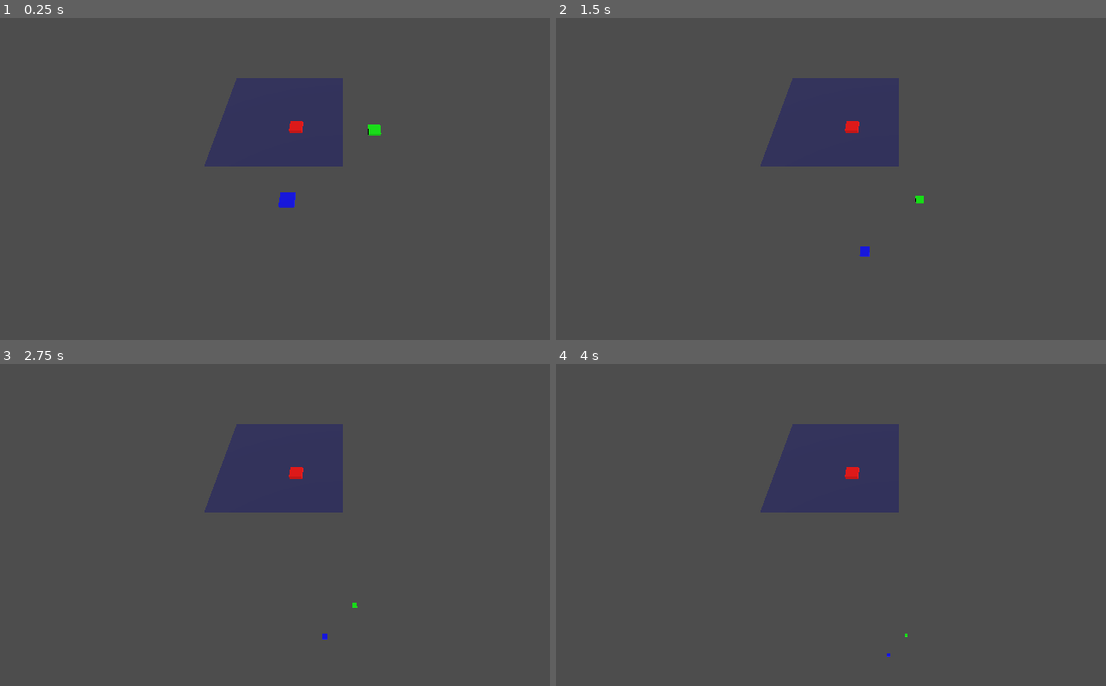
Above: before the commit, frames 1-4 (two rows, left to right).
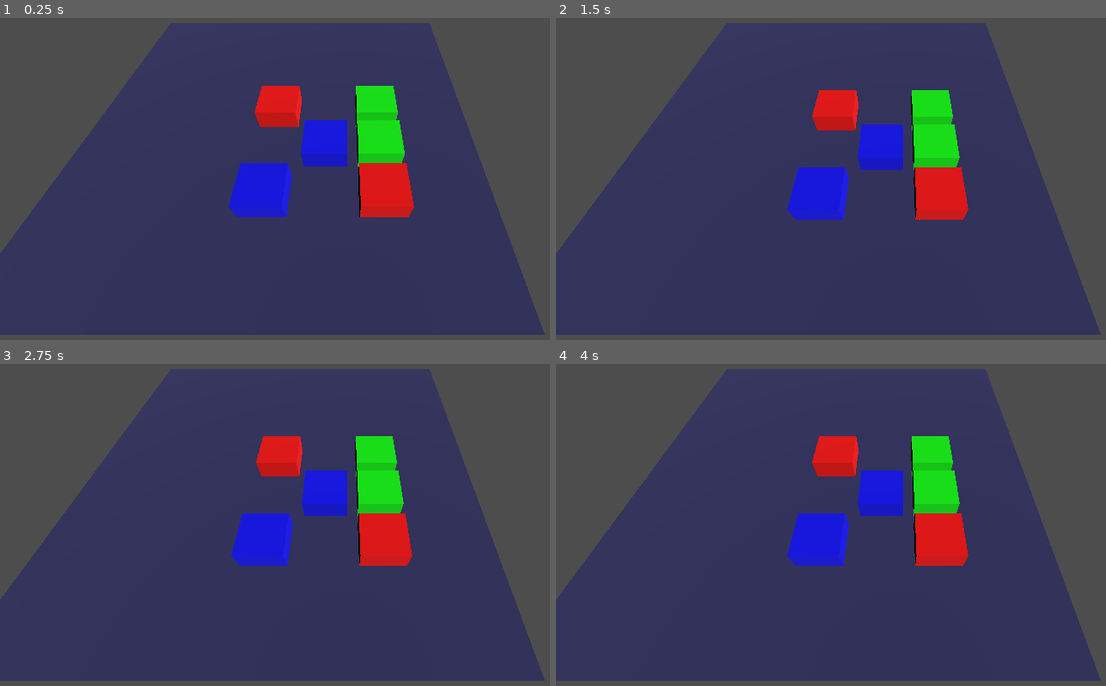
Above: after the commit, the same moments.

Repository: andygagnon/godot-drag-and-drop-3d
Game: Godot game, scene res://main.tscn
Two runs of this game, one before a commit and one after it. Both use one fixed random seed, a clock stepped at 60 frames per second and the inputs below.
Inputs (mouse positions are in pixels of both pictures, inside the frame that each line leads up to):
- Up to frame 1 (0.25 s): no input
- Up to frame 2 (1.5 s): move the mouse to (1051, 146) at 0.52 s; click (1051, 146) at 0.67 s; drag from (759, 185) to (864, 243) at 1.27 s
- Up to frame 3 (2.75 s): tap Enter at 2 s; move the mouse to (412, 428) at 2.02 s; click (412, 428) at 2.17 s
- Up to frame 4 (4 s): tap Space at 2.75 s; drag from (864, 589) to (693, 454) at 2.77 s; move the mouse to (1105, 570) at 3.52 s; click (1105, 570) at 3.67 s

The runs differ from the first frame. In frame 1, 63% of the frame differs, in the area x 0-100%, y 10-99%; in frame 2, 63%; in frame 3, 63%; in frame 4, 63%.

Commit message:
Add more pieces.

Diff:
--- a/node_3d.gd
+++ b/node_3d.gd
@@ -4,8 +4,8 @@
 # --- Constants & Export Variables ---
 
 @export var board_size: int = 8             # 8x8 grid
-@export var cell_size: float = 1.0          # Size of one grid cell (e.g., 1 meter)
-@export var piece_height: float = 0.2       # Height above the board to lift the piece
+@export var cell_size: float = 3.0          # Size of one grid cell (e.g., 1 meter)
+@export var piece_height: float = 1.2       # Height above the board to lift the piece
 
 # --- Nodes and State Variables ---
 
@@ -46,6 +46,7 @@
 	piece.position = snap_to_grid(Vector3(position_grid.x, 0, position_grid.z))
 	# Lift it to sit on top of the board
 	piece.position.y = piece_height / 2.0
+	piece.position.y = piece_height / 1.0
 
 	# FIX 1: Set mode to KINEMATIC (value 2) once, bypassing name/type errors.
 	#piece.mode = 2 # MODE_KINEMATIC
@@ -53,6 +54,7 @@
 	# FIX 2: Use freeze=true to anchor it when not being dragged.
 	piece.freeze = true
 	piece.freeze = false
+	#piece.freeze_mode = RigidBody3D.FREEZE_MODE_KINEMATIC;
 
 	# Setup Collision Layers:
 	piece.set_collision_layer_value(LAYER_PIECE, true) # Pieces are on their own layer (for raycasting)
@@ -117,6 +119,9 @@
 	add_child(create_piece(Color.RED, Vector3i(1, 0, 1)))
 	add_child(create_piece(Color.GREEN, Vector3i(6, 0, 1)))
 	add_child(create_piece(Color.BLUE, Vector3i(1, 0, 6)))
+	add_child(create_piece(Color.RED, Vector3i(5, 0, 6)))
+	add_child(create_piece(Color.BLUE, Vector3i(4, 0, 4)))
+	add_child(create_piece(Color.GREEN, Vector3i(5, 0, 3)))
 
 # --- Grid Snapping Logic ---
 
@@ -174,7 +179,6 @@
 
 		# Solve for t where ray_origin.y + ray_dir.y * t = DRAG_PLANE_Y
 		var t = (DRAG_PLANE_Y - ray_origin.y) / ray_dir.y
-		#held_piece.freeze = false
 
 		if t > 0:
 			var hit_point = ray_origin + ray_dir * t
